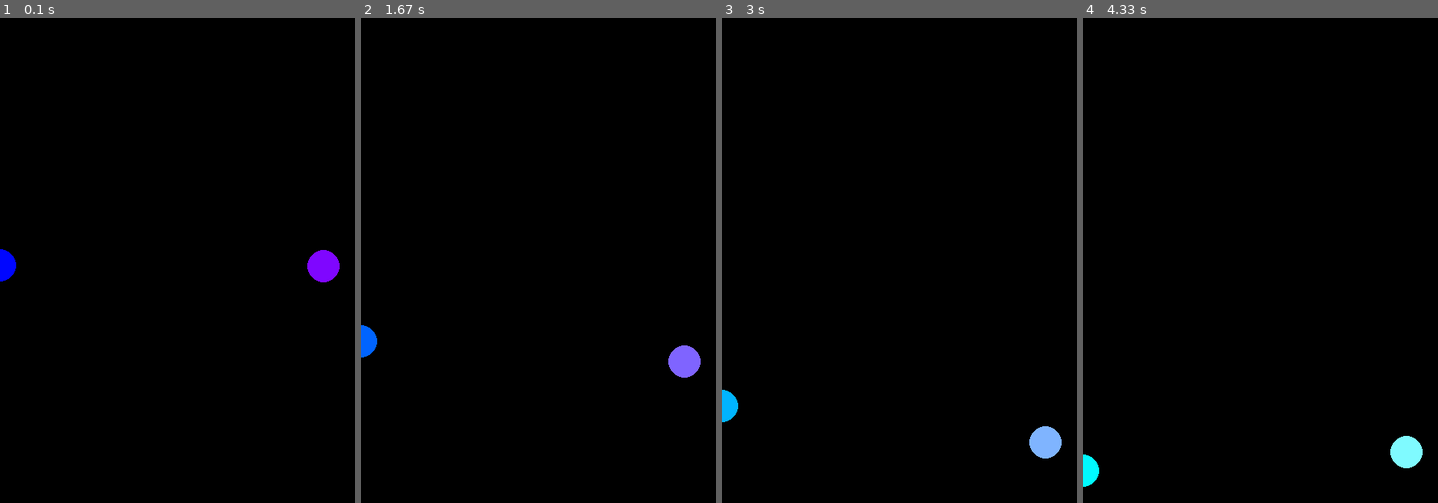
Above: before the commit, frames 1-4 (left to right).
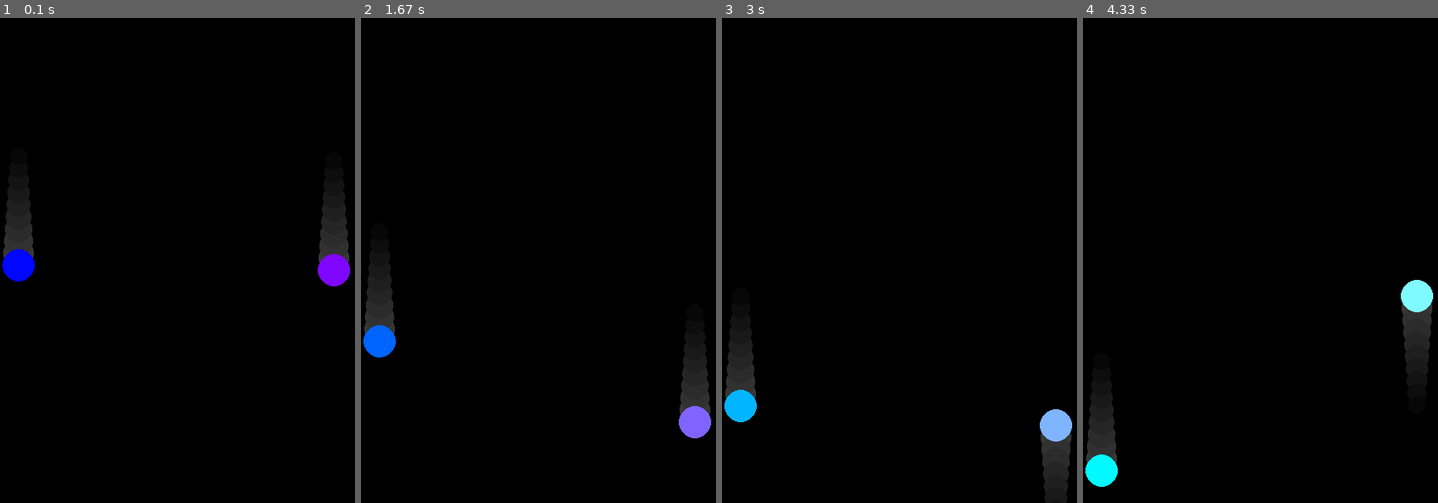
Above: after the commit, the same moments.

Repository: KarinaJadia/Other-Projects
Game: pygame game, started from balls-not-random.py
Two runs of this game, one before a commit and one after it. Both use one fixed random seed, a clock stepped at 60 frames per second and the inputs below.
Inputs:
- Up to frame 1 (0.1 s): type "2 (at the terminal prompt)" at 0 s
- Up to frame 2 (1.67 s): no input
- Up to frame 3 (3 s): no input
- Up to frame 4 (4.33 s): no input

The runs differ from the first frame. In frame 1, 2.6% of the frame differs, in the area x 0-99%, y 34-56%; in frame 2, 2.9%; in frame 3, 2.8%; in frame 4, 3.2%, in the area x 0-99%, y 54-97%.

Commit message:
added a trail for balls not random

Diff:
--- a/balls-not-random.py
+++ b/balls-not-random.py
@@ -20,14 +20,20 @@
 # stores the balls
 balls = []
 
+# scales the speed
+scale = 0.25
+if amount < 20:
+    scale = 1
+
 # creates the balls as a dictionary
 for _ in range(amount):
     ball = {
-        "x": WIDTH//amount * _,
+        "x": (WIDTH-20)//amount * _ + 23,
         "y": HEIGHT//2,
         "color": [255//amount * _, 0, 255],
-        "speed": [0, 1+_*0.25],
+        "speed": [0, 1+_*scale],
         "color_direction": 1,  # allows ball to change colors
+        "down": -15 # tracks direction of the trail
     }
     balls.append(ball)
 
@@ -51,12 +57,20 @@
         # the bounce
         if ball["y"] < BALL_RADIUS or ball["y"] > HEIGHT - BALL_RADIUS:
             ball["speed"][1] *= -1
+            ball["down"] *= -1
 
     # bg
     screen.fill((0, 0, 0))
 
     # makes the balls
     for ball in balls:
+
+        # trail behind the balls
+        for i in range(5, 15):
+            color = 91 - i*6
+            pygame.draw.circle(screen, (color, color, color), (int(ball["x"]), int(ball["y"]) + (i-5)*ball["down"]), 25-i)
+
+        # actual balls
         pygame.draw.circle(screen, ball["color"], (int(ball["x"]), int(ball["y"])), BALL_RADIUS)
 
     pygame.display.update()
